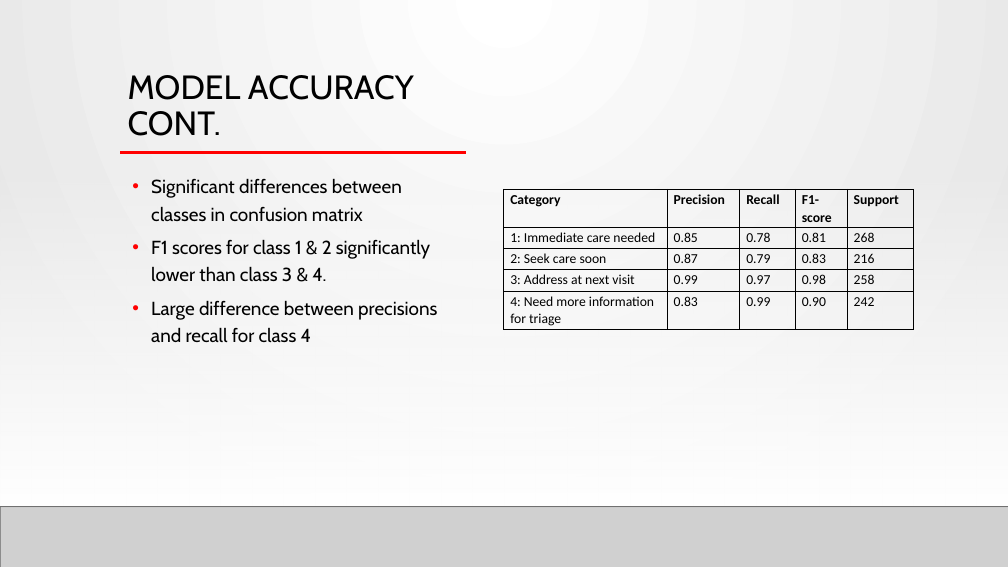
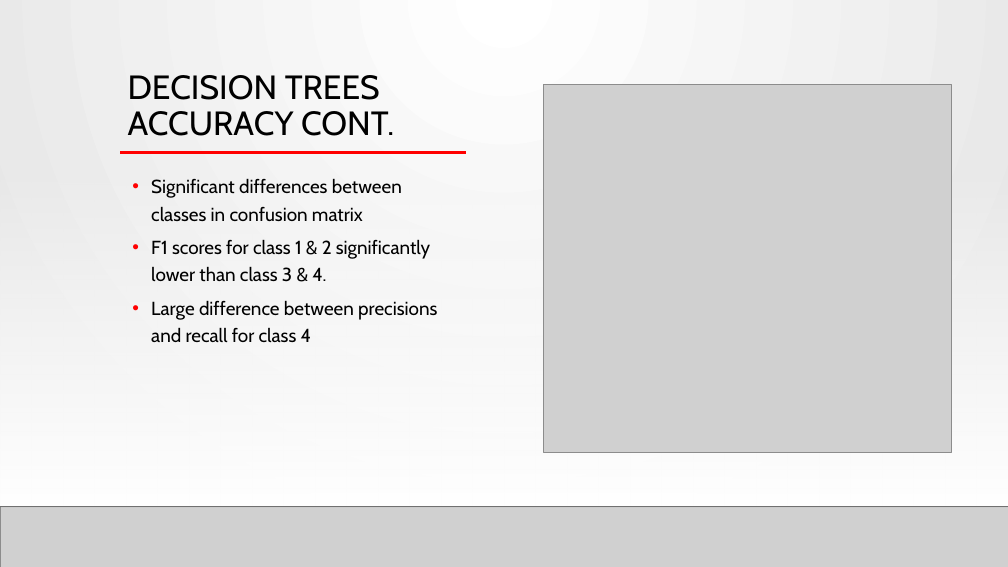
Before and after one commit to PaulButler8/springboard, a slide deck: slide 13 of Capstone 2/Capstone 2 Presentation.pptx (slide 11 before the commit). Drawn at 1008x567 pixels with LibreOffice and Linux fonts; fonts in the diff are those of the drawing; grey boxes stand for pictures; background and template pictures are left out. Boxes give left, top, right and bottom in pixels: in the first picture for what was removed or moved away, otherwise in the second. Text is boxed around its words. In the diff, an @@ line names an element or a change of style, - is before the commit and + after.

```diff
--- a/Capstone 2/Capstone 2 Presentation.pptx
+++ b/Capstone 2/Capstone 2 Presentation.pptx
@@ title at [128, 75, 394, 136]: text changed @@
-MODEL ACCURACY CONT.
+DECISION TREES ACCURACY CONT.
@@ picture added at [543, 85, 951, 452] @@
@@ table removed at [504, 189, 913, 330], 5 rows, 5 columns @@
-Category | Precision | Recall | F1-score | Support
-1: Immediate care needed | 0.85 | 0.78 | 0.81 | 268
-2: Seek care soon | 0.87 | 0.79 | 0.83 | 216
-3: Address at next visit | 0.99 | 0.97 | 0.98 | 258
-4: Need more information for triage | 0.83 | 0.99 | 0.90 | 242
```
Also in this commit, not shown: 9 other slides changed, 8 slides added, 1 other file.
